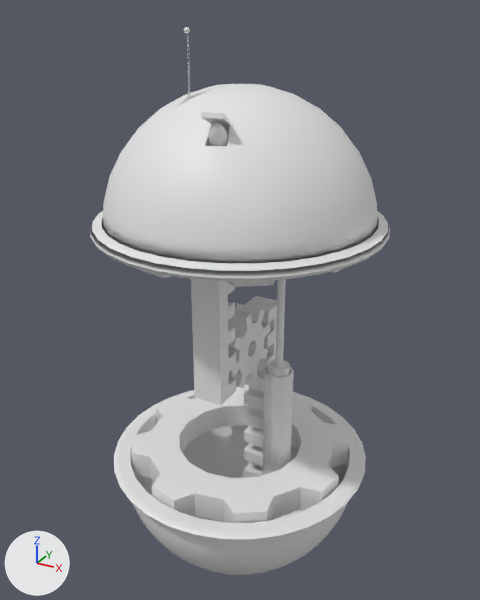
One commit to the FBX model Assets/Visual/_PlaceHolder/Player/Characta - beforeBake.fbx: the scene before it, then after it.
Rendered twice from a camera (50 mm lens) standing at (1.14, -2.07, 1.24) and looking at (-0.02, 0.04, 0.18). The lights are fixed; the arrows at lower left show +X, +Y and +Z. Where no turn or scale is listed for an object, it has been applied to the vertices.

Script lines for the objects in view, before the commit:
```python
me_cube_001 = bpy.data.meshes.new('Cube.001')
me_cube_001.from_pydata(...)  # 112 vertices, 110 faces; spans x -0.058..0.058, y -0.058..0.058, z -0.766..0.168
me_cube_001.materials.append(mat_gears)  # white #e7e7e7
me_cylinder_003 = bpy.data.meshes.new('Cylinder.003')
me_cylinder_003.from_pydata(...)  # 157 vertices, 229 faces; spans x -0.058..0.058, y -0.058..0.058, z -0.313..0.25
me_cylinder_003.materials.append(mat_gears)  # white #e7e7e7
me_cylinder_004 = bpy.data.meshes.new('Cylinder.004')
me_cylinder_004.from_pydata(...)  # 60 vertices, 50 faces; spans x -0.042..0.042, y -0.042..0.042, z -0.307..0.368
me_cylinder_004.materials.append(mat_gears)  # white #e7e7e7
ob_barrecrantee_bas = bpy.data.objects.new('BarreCrantee-bas', me_cube_001)
ob_barrecrantee_bas.location = (0.001, 0.188, -0.056)
ob_cylinder = bpy.data.objects.new('Cylinder', me_cylinder_003)
ob_cylinder.location = (0.174, 0.0, -0.317)
ob_cylinder_001 = bpy.data.objects.new('Cylinder.001', me_cylinder_004)
ob_cylinder_001.location = (0.174, 0.0, 0.211)
# also in view: 'Character-bottom' at (0.0, 0.0, 0.08); 'Character-up' at (0.0, 0.0, 0.83); 'BarreCrantee-haut' at (0.0, -0.2, 0.35); 'Engrenage' at (0.0, 0.0, 0.0); 'Engrenage.001' at (0.0, 0.0, -0.5)
```
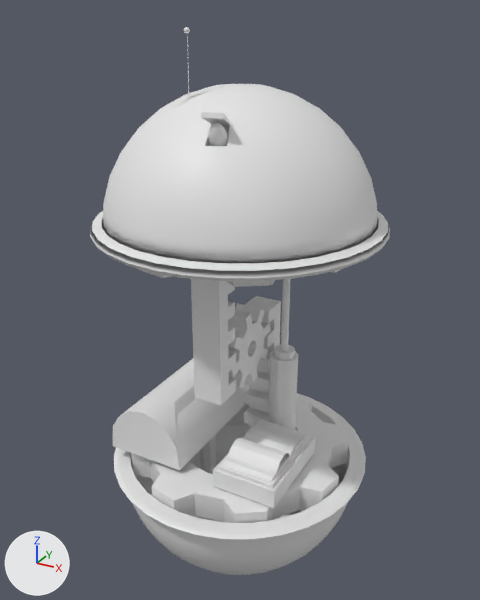
Where the change shows, as pixel boxes (x1, y1, x2, y2) in the pictures (480 x 600 px):
'MailBox', added: after (113, 359, 249, 474)
'Book', added: after (218, 419, 311, 488)
    faces in mat_paper (white #e7e7e7): (223, 422, 306, 481)
    faces in mat_book (white #e7e7e7): (218, 419, 311, 488)
'Cylinder', moved: before (263, 366, 294, 475); after (269, 351, 298, 429)
'Support', added: after (213, 420, 315, 508)
'Cylinder.001', moved: before (268, 279, 290, 377); after (274, 279, 295, 360)
'MailBox_Full', added: after (175, 386, 196, 447)

Diff of the bpy script that builds the scene:
```diff
--- a/Assets/Visual/_PlaceHolder/Player/Characta - beforeBake.fbx.py
+++ b/Assets/Visual/_PlaceHolder/Player/Characta - beforeBake.fbx.py
@@ mat_mailbox_flag @@
+mat_mailbox_flag = principled_material('MailBox_Flag')
+mat_mailbox_flag.base_color = (0.8, 0.8, 0.8)  # white #e7e7e7
@@ mat_mailbox @@
+mat_mailbox = principled_material('MailBox')
+mat_mailbox.base_color = (0.8, 0.8, 0.8)  # white #e7e7e7
@@ mat_paper @@
+mat_paper = principled_material('Paper')
+mat_paper.base_color = (0.8, 0.8, 0.8)  # white #e7e7e7
@@ mat_book @@
+mat_book = principled_material('Book')
+mat_book.base_color = (0.8, 0.8, 0.8)  # white #e7e7e7
@@ me_cube @@
+me_cube.from_pydata(...)  # 28 vertices, 20 faces; spans x -0.122..0.135, y -0.168..0.215, z -0.568..0.037
+me_cube.materials.append(mat_upandtop)  # white #e7e7e7
@@ me_plane @@
+me_plane.from_pydata([(0.0, -0.01, 0.191), (0.0, -0.01, 0.128), (0.0, 0.149, 0.191), (0.0, 0.149, 0.128), (0.0, 0.01, 0.191), (0.0, 0.01, 0.128), (0.0, -0.01, -0.014), (0.0, 0.01, -0.014)], [], [(4, 5, 3, 2), (0, 1, 5, 4), (5, 1, 6, 7), (5, 7, 4)])
+me_plane.materials.append(mat_mailbox_flag)  # white #e7e7e7
@@ me_cylinder_005 @@
+me_cylinder_005.from_pydata(...)  # 34 vertices, 33 faces; spans x -0.166..0.166, y -0.166..0.472, z -0.576..0.17
+me_cylinder_005.materials.append(mat_mailbox)  # white #e7e7e7
@@ me_cube_003 @@
+me_cube_003.from_pydata(...)  # 198 vertices, 176 faces; spans x -0.115..0.115, y -0.18..0.18, z -0.021..0.043
+# faces by material slot: [76, 100]
+me_cube_003.materials.append(mat_paper)  # white #e7e7e7
+me_cube_003.materials.append(mat_book)  # white #e7e7e7
@@ ob_cylinder @@
 ob_cylinder = bpy.data.objects.new('Cylinder', me_cylinder_003)
-ob_cylinder.location = (0.174, 0.0, -0.317)
+ob_cylinder.location = (0.136, 0.129, -0.317)
@@ ob_cylinder_001 @@
 ob_cylinder_001 = bpy.data.objects.new('Cylinder.001', me_cylinder_004)
-ob_cylinder_001.location = (0.174, 0.0, 0.211)
+ob_cylinder_001.location = (0.136, 0.129, 0.211)
@@ ob_support @@
+ob_support = bpy.data.objects.new('Support', me_cube)
+ob_support.location = (0.184, -0.157, -0.402)
@@ ob_mailbox_full @@
+ob_mailbox_full = bpy.data.objects.new('MailBox_Full', me_plane)
+ob_mailbox_full.location = (-0.104, -0.311, -0.309)
@@ ob_mailbox @@
+ob_mailbox = bpy.data.objects.new('MailBox', me_cylinder_005)
+ob_mailbox.location = (-0.259, -0.157, -0.381)
@@ ob_book @@
+ob_book = bpy.data.objects.new('Book', me_cube_003)
+ob_book.location = (0.191, -0.134, -0.343)
```
